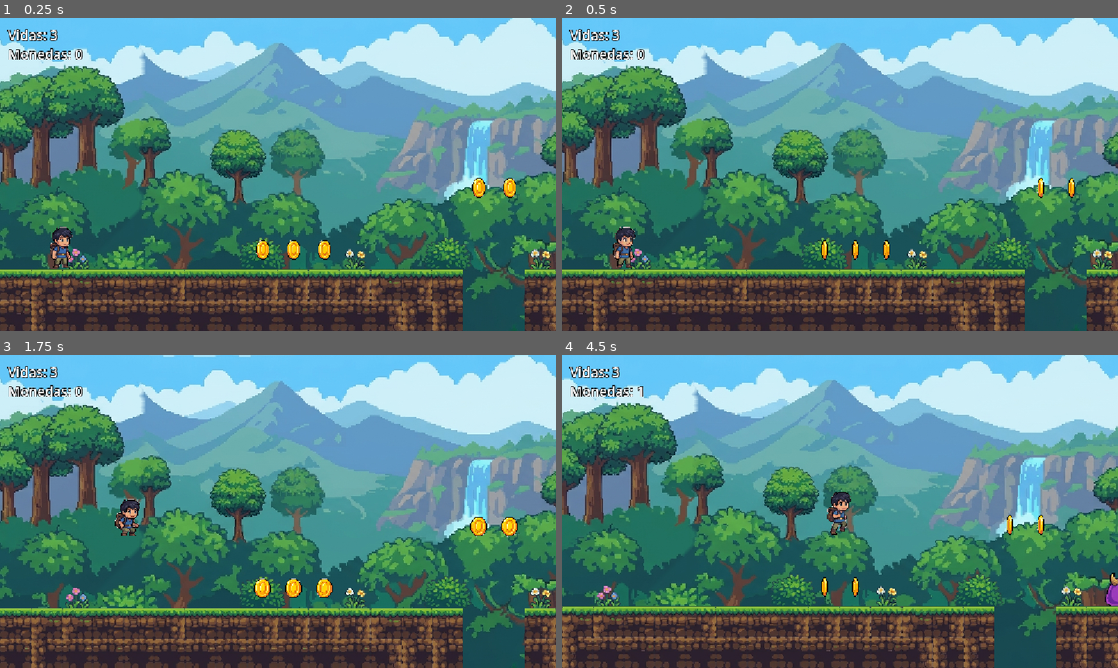
Above: before the commit, frames 1-4 (two rows, left to right).
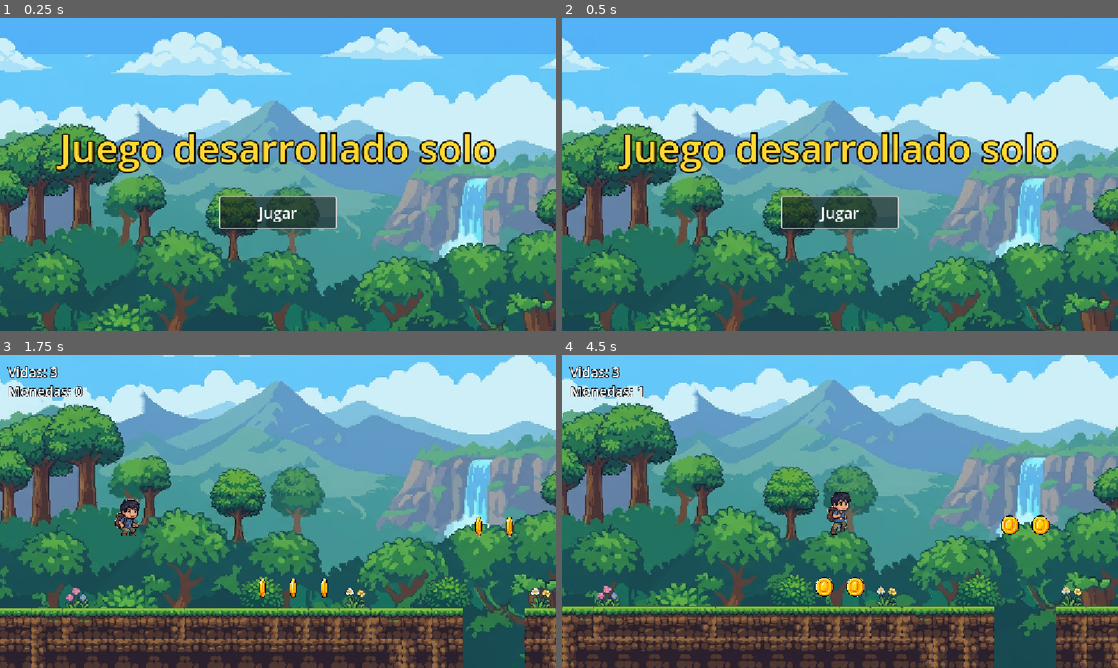
Above: after the commit, the same moments.

Repository: joseacunab/godot---desarrollo-solo
Game: Godot game, scene res://assets/Escenas/inicio.tscn
The game is run twice, just before and just after one commit, with the same random seed, the same clock (stepped at 60 frames per second) and the same inputs. Before the commit the project starts from res://assets/Escenas/principal.tscn.
Inputs (mouse positions are in pixels of both pictures, inside the frame that each line leads up to):
- Up to frame 1 (0.25 s): no input
- Up to frame 2 (0.5 s): no input
- Up to frame 3 (1.75 s): click (278, 549) at 0.5 s, where only the run after the commit has a clickable "Jugar"; tap Enter (ui_accept) at 1.25 s; hold Right (ui_right) from 1.28 s (still down); hold Enter (ui_accept) from 1.28 s (still down)
- Up to frame 4 (4.5 s): release Enter (ui_accept) at 2.03 s; tap Enter (ui_accept) at 2.1, 2.27, 2.57, 3.6, 3.77, 4.07 s; release Right (ui_right) at 2.78 s; hold Left (ui_left) 2.78-3.53 s; hold Enter (ui_accept) 2.78-3.53 s; hold Right (ui_right) from 3.53 s (still down); hold Enter (ui_accept) from 4.28 s (still down)

The runs differ from the first frame. In frame 1, 85% of the frame differs, in the area x 0-100%, y 0-100%; in frame 2, 85%; in frame 3, 0.7%; in frame 4, 0.8%.

Commit message:
Añade pantalla de inicio como escena principal
- inicio.tscn / inicio.gd: fondo de la selva en Parallax2D con
  autoscroll, título grande centrado y botón "Jugar" que carga
  principal.tscn. Enter lo activa (foco en el botón y, si lo pierde,
  _unhandled_input con ui_accept).
- project.godot: run/main_scene pasa a inicio.tscn.

Co-Authored-By: Claude Opus 5.5 <noreply@anthropic.com>

Diff:
--- /dev/null
+++ b/assets/Escenas/inicio.tscn
@@ -0,0 +1,45 @@
+[gd_scene load_steps=3 format=3]
+
+[ext_resource type="Script" path="res://assets/Scripts/inicio.gd" id="1_script"]
+[ext_resource type="Texture2D" path="res://assets/Fondo/fondo_selva.png" id="2_fondo"]
+
+[node name="Inicio" type="Node2D"]
+script = ExtResource("1_script")
+
+[node name="Fondo" type="Parallax2D" parent="."]
+repeat_size = Vector2(1253, 0)
+autoscroll = Vector2(-40, 0)
+repeat_times = 3
+
+[node name="Imagen" type="Sprite2D" parent="Fondo"]
+texture = ExtResource("2_fondo")
+centered = false
+
+[node name="Interfaz" type="CanvasLayer" parent="."]
+
+[node name="Centro" type="CenterContainer" parent="Interfaz"]
+anchors_preset = 15
+anchor_right = 1.0
+anchor_bottom = 1.0
+grow_horizontal = 2
+grow_vertical = 2
+
+[node name="Caja" type="VBoxContainer" parent="Interfaz/Centro"]
+layout_mode = 2
+theme_override_constants/separation = 48
+
+[node name="Titulo" type="Label" parent="Interfaz/Centro/Caja"]
+layout_mode = 2
+theme_override_colors/font_color = Color(1, 0.85, 0.2, 1)
+theme_override_colors/font_outline_color = Color(0.1, 0.05, 0, 1)
+theme_override_constants/outline_size = 14
+theme_override_font_sizes/font_size = 80
+text = "Juego desarrollado solo"
+horizontal_alignment = 1
+
+[node name="Jugar" type="Button" parent="Interfaz/Centro/Caja"]
+custom_minimum_size = Vector2(240, 64)
+layout_mode = 2
+size_flags_horizontal = 4
+theme_override_font_sizes/font_size = 32
+text = "Jugar"
--- /dev/null
+++ b/assets/Scripts/inicio.gd
@@ -0,0 +1,22 @@
+extends Node2D
+
+const ESCENA_NIVEL = "res://assets/Escenas/principal.tscn"
+
+@onready var boton_jugar: Button = $Interfaz/Centro/Caja/Jugar
+
+
+func _ready() -> void:
+	boton_jugar.pressed.connect(_on_jugar_pressed)
+	# Con el foco en el botón, Enter (ui_accept) lo pulsa.
+	boton_jugar.grab_focus()
+
+
+func _unhandled_input(event: InputEvent) -> void:
+	# Por si el botón ha perdido el foco (p. ej. tras un clic fuera), Enter sigue funcionando.
+	if event.is_action_pressed("ui_accept"):
+		get_viewport().set_input_as_handled()
+		_on_jugar_pressed()
+
+
+func _on_jugar_pressed() -> void:
+	get_tree().change_scene_to_file(ESCENA_NIVEL)
--- a/project.godot
+++ b/project.godot
@@ -11,7 +11,7 @@
 [application]
 
 config/name="Juego desarrollado solo"
-run/main_scene="res://assets/Escenas/principal.tscn"
+run/main_scene="res://assets/Escenas/inicio.tscn"
 config/features=PackedStringArray("4.7", "Forward Plus")
 config/icon="res://icon.svg"
 
Not shown, added: assets/Scripts/inicio.gd.uid
Not shown, changed: CLAUDE.md
